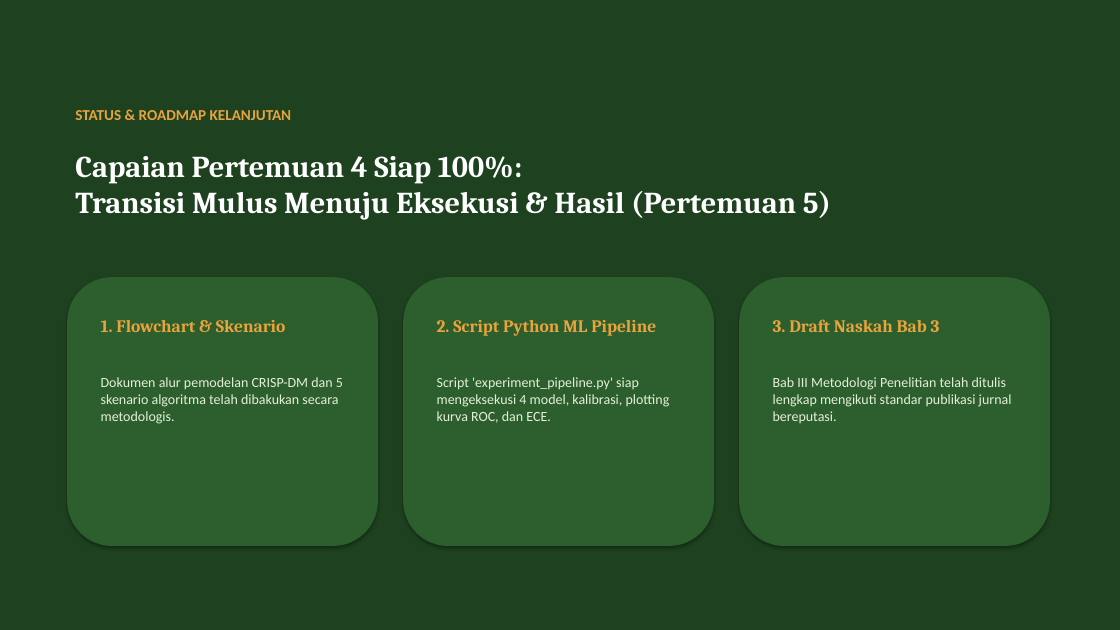
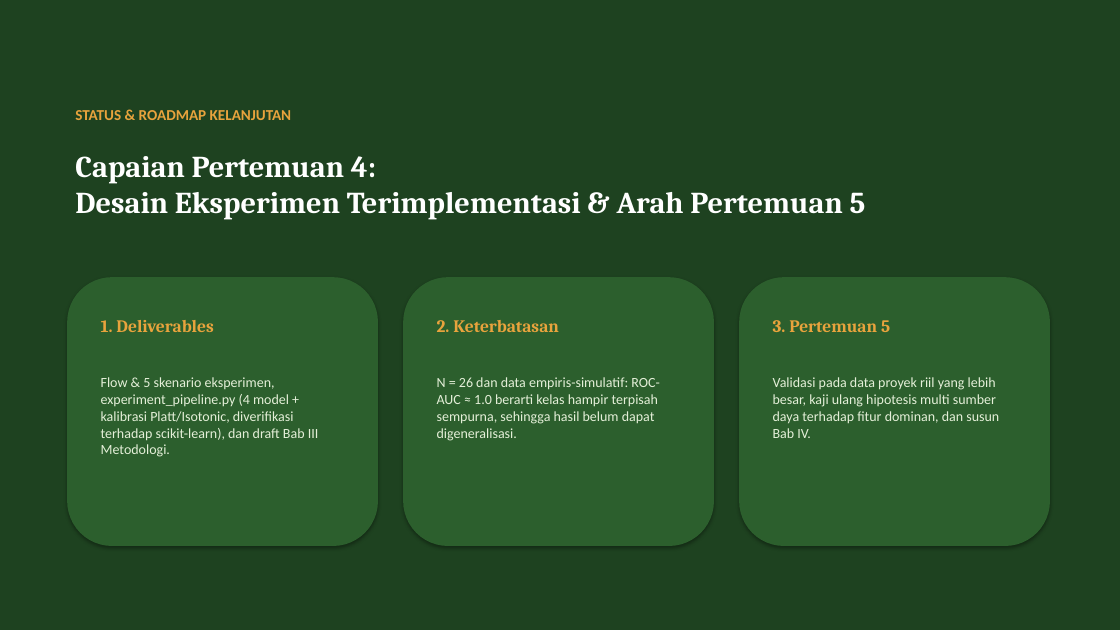
Before and after one commit to mug31/MP-PRE-02, a slide deck: slide 10 of 04_implemen_desain_eksperimen/PRE02_Pertemuan4_Implementasi_Desain_Eksperimen.pptx (slide 8 before the commit). Drawn at 1120x630 pixels with LibreOffice and Linux fonts; fonts in the diff are those of the drawing. Boxes give left, top, right and bottom in pixels: in the first picture for what was removed or moved away, otherwise in the second. Text is boxed around its words. In the diff, an @@ line names an element or a change of style, - is before the commit and + after.

```diff
--- a/04_implemen_desain_eksperimen/PRE02_Pertemuan4_Implementasi_Desain_Eksperimen.pptx
+++ b/04_implemen_desain_eksperimen/PRE02_Pertemuan4_Implementasi_Desain_Eksperimen.pptx
@@ text at (75,156,866,220): text changed @@
-Capaian Pertemuan 4 Siap 100%:
-Transisi Mulus Menuju Eksekusi & Hasil (Pertemuan 5)
+Capaian Pertemuan 4:
+Desain Eksperimen Terimplementasi & Arah Pertemuan 5
@@ text at (101,320,213,332): text changed @@
-1. Flowchart & Skenario
+1. Deliverables
@@ text at (437,320,559,332): text changed @@
-2. Script Python ML Pipeline
+2. Keterbatasan
@@ text at (773,320,890,332): text changed @@
-3. Draft Naskah Bab 3
+3. Pertemuan 5
@@ text at (101,377,319,457): text changed @@
-Dokumen alur pemodelan CRISP-DM dan 5 skenario algoritma telah dibakukan secara metodologis.
+Flow & 5 skenario eksperimen, experiment_pipeline.py (4 model + kalibrasi Platt/Isotonic, diverifikasi terhadap scikit-learn), dan draft Bab III Metodologi.
@@ text at (437,377,659,441): text changed @@
-Script 'experiment_pipeline.py' siap mengeksekusi 4 model, kalibrasi, plotting kurva ROC, dan ECE.
+N = 26 dan data empiris-simulatif: ROC-AUC ≈ 1.0 berarti kelas hampir terpisah sempurna, sehingga hasil belum dapat digeneralisasi.
@@ text at (773,377,999,438): text changed @@
-Bab III Metodologi Penelitian telah ditulis lengkap mengikuti standar publikasi jurnal bereputasi.
+Validasi pada data proyek riil yang lebih besar, kaji ulang hipotesis multi sumber daya terhadap fitur dominan, dan susun Bab IV.
```
Also in this commit, not shown: 4 other slides changed, 2 slides added, 4 other files.
